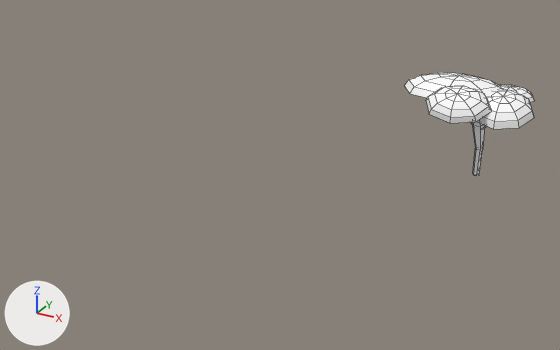
Two versions of the FBX model Prototipo1/Assets/Mesh/SM/SM_Tree_01.fbx, one commit apart.
Both versions are drawn from a 50 mm lens placed at (20.9, -33.2, 14.4), pointed at (7.0, -7.7, 1.7). The lights are fixed; the arrows at lower left show +X, +Y and +Z. Mesh edges are drawn as thin lines. Where no turn or scale is listed for an object, it has been applied to the vertices.

In view in the first picture: 'SM_Tree_01'.
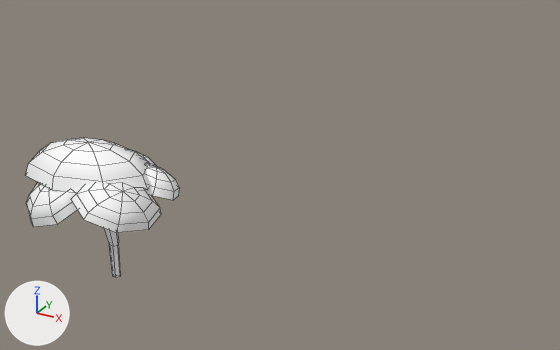
Edits to the bpy script that builds the scene:
```text
Add mat_tree_flowers:
    mat_tree_flowers = principled_material('Tree_flowers')
    mat_tree_flowers.base_color = (1.0, 1.0, 1.0)  # white #ffffff
    mat_tree_flowers.roughness = 0.749
Change me_mesh:
    where me_mesh.from_pydata(...)  # 210 vertices, 218 faces; spans x -4.0..2.23, y -2.02..2.69, z 0.0..4.31
    used by ob_sm_tree_01; location = (13.02, 0.0, 0.02)
    me_mesh part 1: the loose piece of 33 vertices spanning x -4.0..1.09, y -1.13..2.63, z 3.36..4.31 is scaled about its middle by (1, 1, 1.45), in mat_tree_flowers (white #ffffff)
    me_mesh part 2: the loose piece of 33 vertices spanning x -0.4..1.9, y 0.07..2.69, z 3.39..3.95 is multiplied about its middle by the matrix ((1.203, 0.001, -0.448), (0.086, 1.057, 0.652), (0.266, -0.345, 1.815)), then moved by (-2.1, 0.88, -0.48), in mat_tree_flowers (white #ffffff)
    me_mesh part 3: the loose piece of 33 vertices spanning x -0.53..2.23, y -1.34..1.34, z 2.82..4.04 is multiplied about its middle by the matrix ((0.803, -0.071, 0.209), (-0.062, 0.69, 0.488), (-0.192, -0.52, 0.718)), then moved by (-0.41, 1.82, -0.33), in mat_tree_flowers (white #ffffff)
    me_mesh part 4: the loose piece of 33 vertices spanning x -2.34..0.6, y -2.02..0.0, z 2.99..4.26 is multiplied about its middle by the matrix ((0.578, 1.153, 0.217), (-0.902, 0.699, -0.186), (-0.262, 0.139, 1.12)), then moved by (-0.86, 0.69, -0.53), in mat_tree_flowers (white #ffffff)
    me_mesh part 5: the loose piece of 33 vertices spanning x -0.53..2.23, y -1.34..1.34, z 2.82..4.04 is copied, and the copy is multiplied about its middle by the matrix ((0.47, 0.621, 0.601), (-0.611, 0.742, 0.109), (-0.302, -0.535, 0.715)), then moved by (-0.2, -0.17, -0.33), in mat_tree_flowers (white #ffffff); it spans x -0.7..1.73, y -1.53..1.12, z 2.27..3.84
    add me_mesh.materials.append(mat_tree_flowers)  # white #ffffff
Change ob_sm_tree_01:
    ob_sm_tree_01.location: (13.02, 0.0, 0.02) -> (4.31, -14.99, 0.02)
```

Pixel boxes [x1, y1, x2, y2] of what changed, in the pictures (560 x 350 px; the box of a moved part takes in the faces that stretch with it):
'SM_Tree_01', reshaped, moved (20% wider, 35% taller)
    before: [405, 73, 534, 176]
    after: [25, 138, 180, 277]
part 1 of me_mesh, moved or reshaped
    before: [405, 73, 503, 100]
    after: [25, 138, 150, 193]
part 2 of me_mesh, moved or reshaped
    before: [499, 85, 534, 102]
    after: [132, 150, 157, 166]
part 3 of me_mesh, moved or reshaped
    before: [477, 90, 534, 129]
    after: [146, 164, 180, 200]
part 4 of me_mesh, moved or reshaped
    before: [426, 86, 491, 123]
    after: [26, 182, 77, 227]
part 5 of me_mesh, added
    after: [71, 183, 161, 233]
